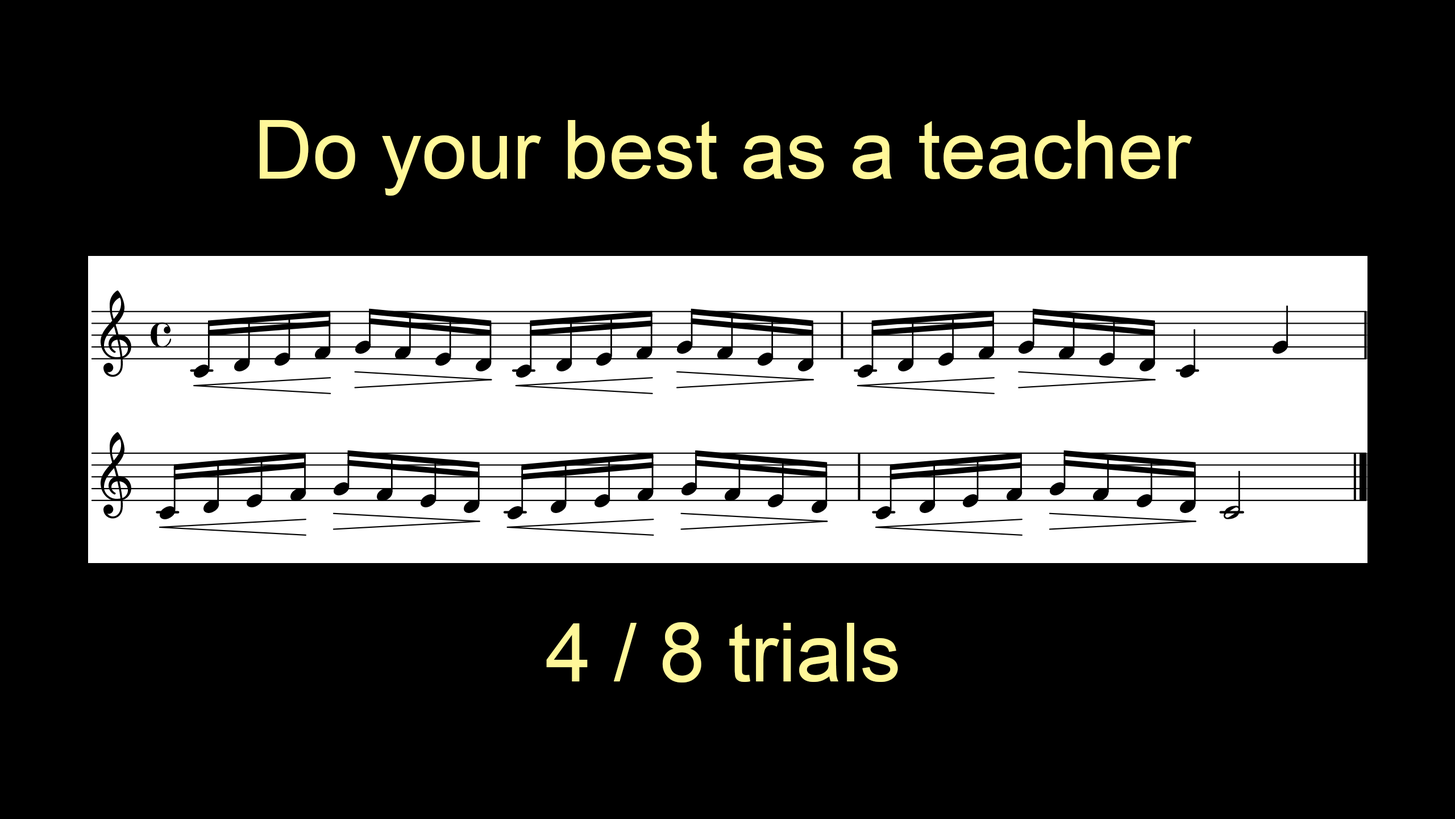
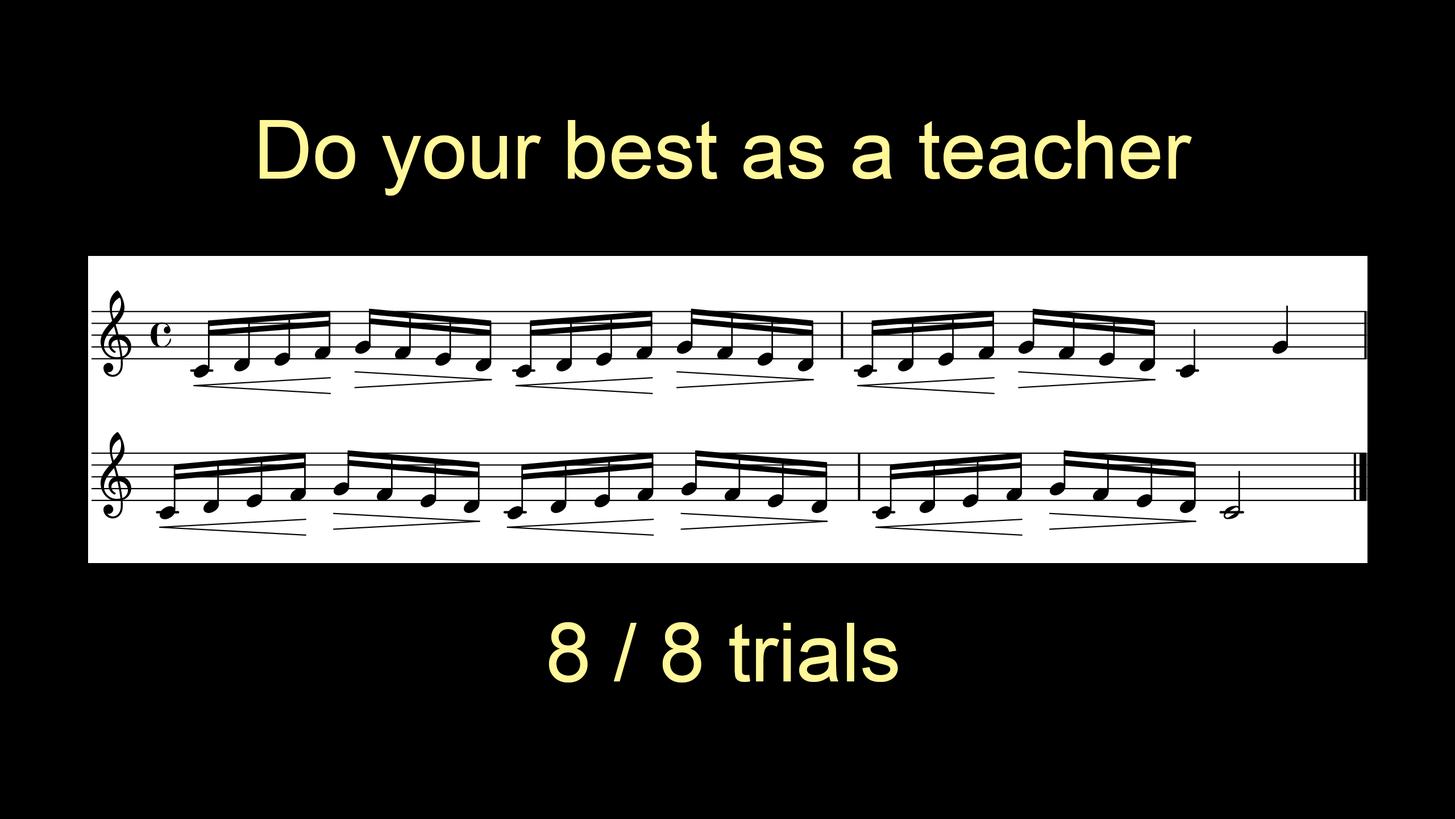
Layers edited between the first and the second (1455, 819) image:
renamed "4 / 8 trials" to "8 / 8 trials", painted on it over 546, 621, 588, 683
